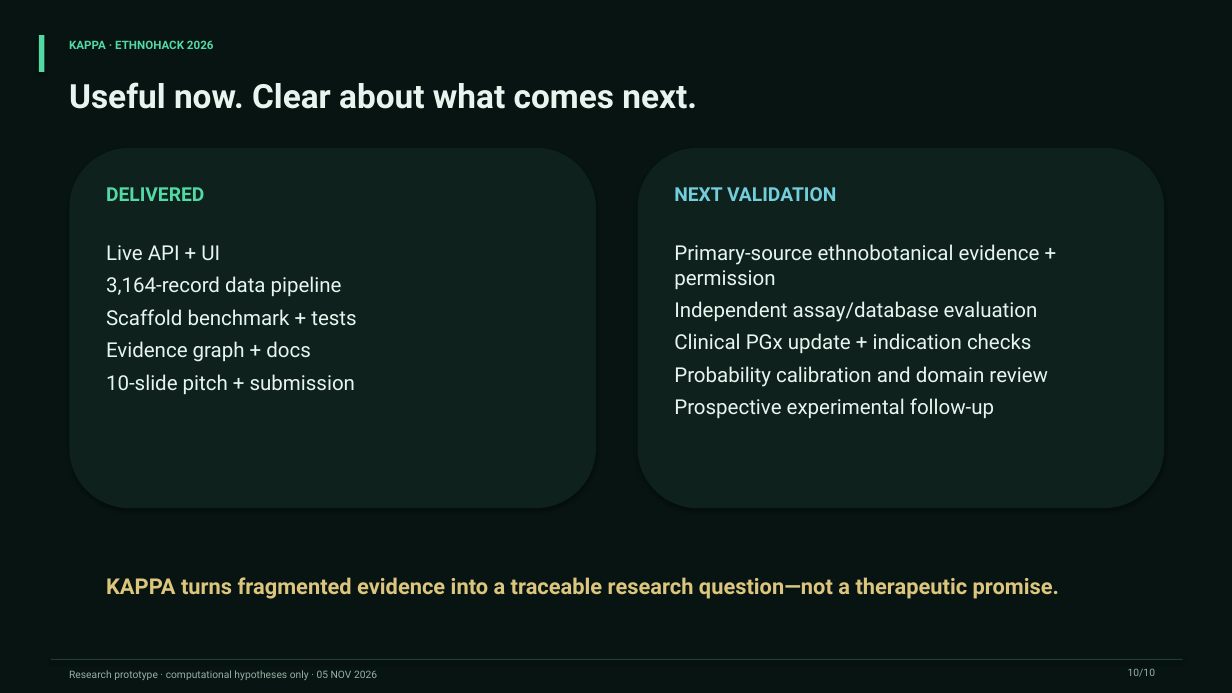
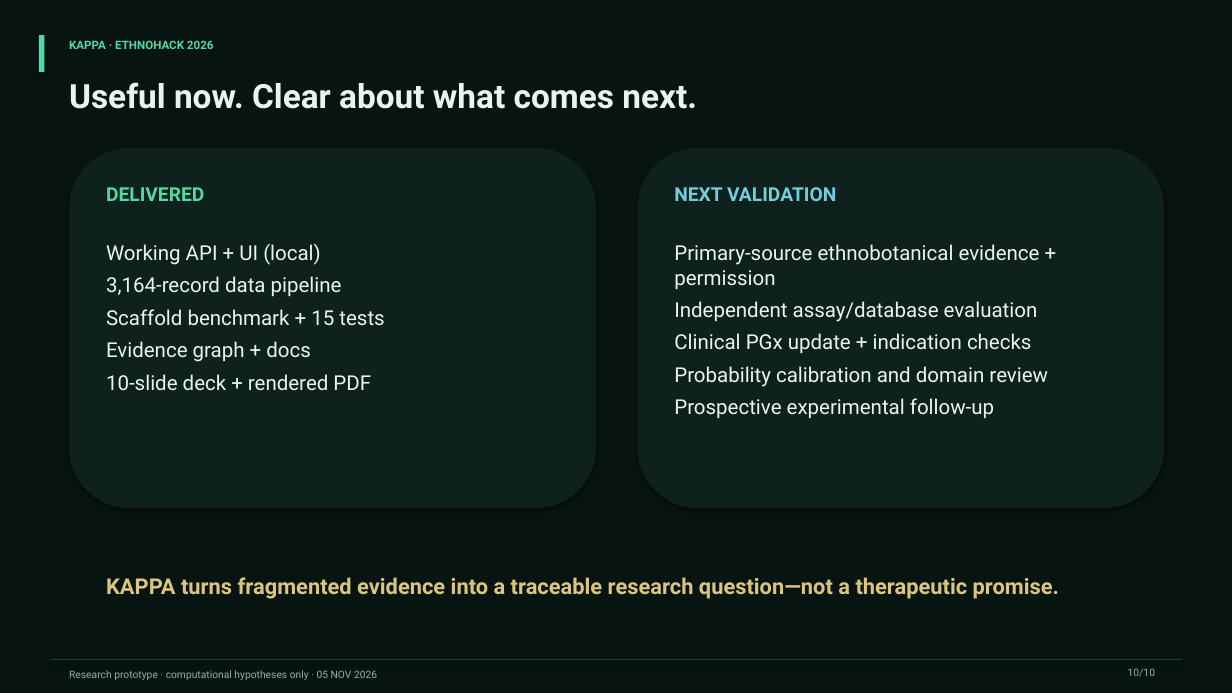
Before and after one commit to AdemolaTolulope/kappa-ethnohack2026, a slide deck: slide 10 of presentation/KAPPA_pitch_deck.pptx. Drawn at 1232x693 pixels with LibreOffice and Linux fonts; fonts in the diff are those of the drawing. Boxes give left, top, right and bottom in pixels: in the first picture for what was removed or moved away, otherwise in the second. Text is boxed around its words. In the diff, an @@ line names an element or a change of style, - is before the commit and + after.

```diff
--- a/presentation/KAPPA_pitch_deck.pptx
+++ b/presentation/KAPPA_pitch_deck.pptx
@@ text at (x1=106, y1=244, x2=321, y2=265): text changed @@
-Live API + UI
+Working API + UI (local)
@@ text at (x1=106, y1=309, x2=384, y2=325): text changed @@
-Scaffold benchmark + tests
+Scaffold benchmark + 15 tests
@@ text at (x1=106, y1=374, x2=371, y2=390): text changed @@
-10-slide pitch + submission
+10-slide deck + rendered PDF
```
Also in this commit, not shown: 2 other slides changed, 7 other files.
